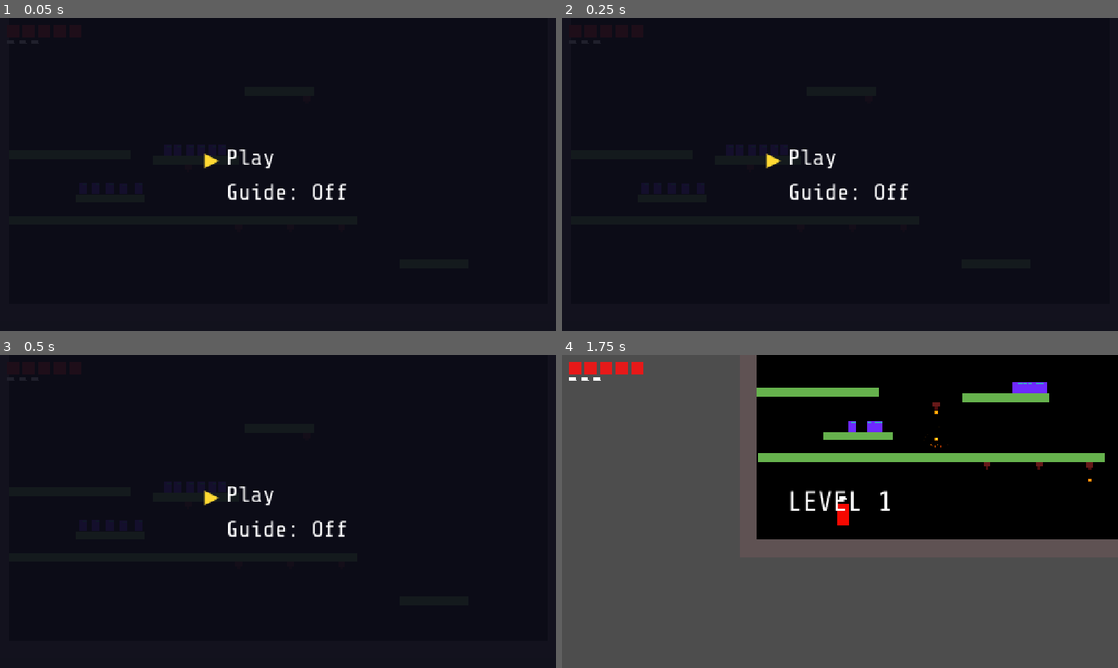
Above: before the commit, frames 1-4 (two rows, left to right).
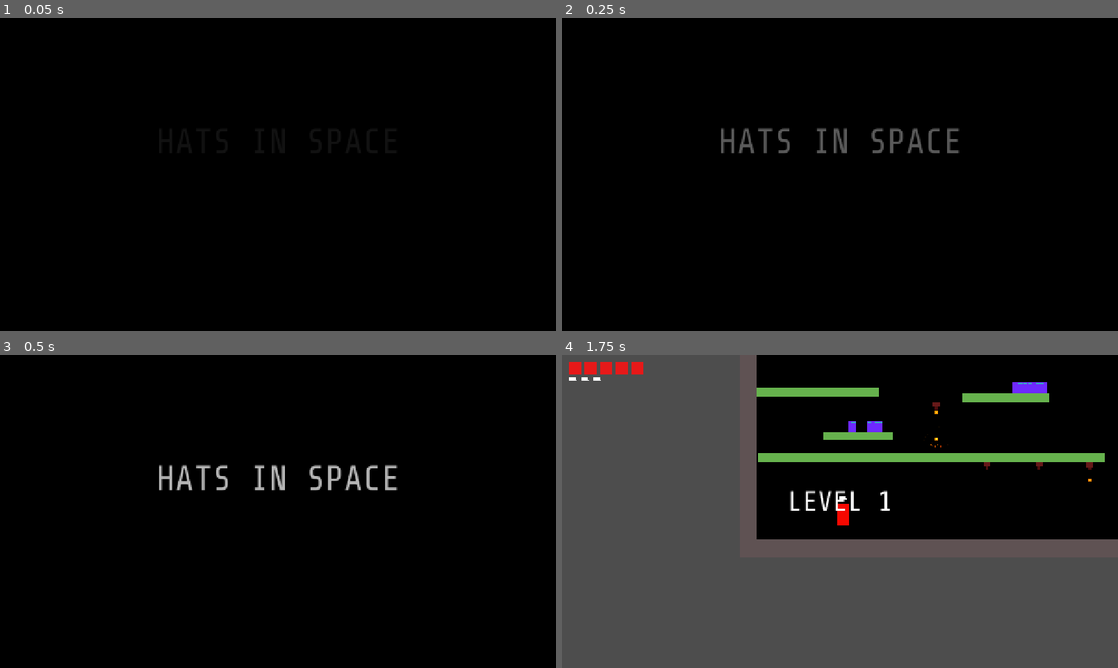
Above: after the commit, the same moments.

Repository: danngreen/fuzzy-world-2.0
Game: Godot game, scene res://scenes/main.tscn
Two runs of this game, one before a commit and one after it. Both use one fixed random seed, a clock stepped at 60 frames per second and the inputs below.
Inputs:
- Up to frame 1 (0.05 s): no input
- Up to frame 2 (0.25 s): no input
- Up to frame 3 (0.5 s): no input
- Up to frame 4 (1.75 s): hold Space (jump) 0.53-1.28 s; hold Right (move_right) from 0.53 s (still down); tap Space (jump) at 1.35, 1.52 s

The runs differ from the first frame. In frame 1, 17% of the frame differs, in the area x 0-100%, y 0-100%; in frame 2, 18%; in frame 3, 18%; in frame 4, nothing differs.

Commit message:
add intro animation

Diff:
--- /dev/null
+++ b/scenes/ui/intro_animation.gd
@@ -0,0 +1,345 @@
+extends CanvasLayer
+
+const SCREEN_W := 1280.0
+const SCREEN_H := 720.0
+const FONT := "res://assets/ShareTechMono-Regular.ttf"
+const BODY_COLOR := Color(0.96, 0.03, 0.0)
+
+var _tweens: Array[Tween] = []
+var _skip_requested := false
+var _root: Control
+
+
+func _ready() -> void:
+	layer = 25
+	process_mode = Node.PROCESS_MODE_ALWAYS
+	_root = Control.new()
+	_root.set_anchors_preset(Control.PRESET_FULL_RECT)
+	_root.clip_contents = true
+	add_child(_root)
+	_phase_title()
+
+
+func _input(event: InputEvent) -> void:
+	if event.is_action_pressed("jump") and not _skip_requested:
+		_skip_requested = true
+		_kill_tweens()
+		_go_to_menu()
+
+
+func _kill_tweens() -> void:
+	for t in _tweens:
+		if is_instance_valid(t):
+			t.kill()
+	_tweens.clear()
+
+
+func _go_to_menu() -> void:
+	var main := get_tree().get_first_node_in_group("game_manager")
+	if main:
+		main._show_intro()
+	queue_free()
+
+
+func _clear() -> void:
+	for child in _root.get_children():
+		child.queue_free()
+
+
+func _tw() -> Tween:
+	var t := create_tween()
+	_tweens.append(t)
+	return t
+
+
+# --- Drawing helpers ---
+
+func _bg(color: Color) -> ColorRect:
+	var r := ColorRect.new()
+	r.color = color
+	r.size = Vector2(SCREEN_W, SCREEN_H)
+	_root.add_child(r)
+	return r
+
+
+func _rect(parent: Node, x: float, y: float, w: float, h: float, color: Color) -> ColorRect:
+	var r := ColorRect.new()
+	r.color = color
+	r.size = Vector2(w, h)
+	r.position = Vector2(x, y)
+	parent.add_child(r)
+	return r
+
+
+func _label(text: String, font_size: int, color: Color, y: float) -> Label:
+	var lbl := Label.new()
+	lbl.text = text
+	lbl.add_theme_font_override("font", load(FONT))
+	lbl.add_theme_font_size_override("font_size", font_size)
+	lbl.add_theme_color_override("font_color", color)
+	lbl.horizontal_alignment = HORIZONTAL_ALIGNMENT_CENTER
+	lbl.size = Vector2(SCREEN_W, font_size + 16)
+	lbl.position = Vector2(0, y)
+	lbl.modulate.a = 0.0
+	_root.add_child(lbl)
+	return lbl
+
+
+# Player body only — Node2D with origin at feet (y=0).
+# Body: 28x48 red rect at (-14, -48).
+func _make_player_body(parent: Node, cx: float, ground_y: float) -> Node2D:
+	var n := Node2D.new()
+	n.position = Vector2(cx, ground_y)
+	parent.add_child(n)
+	var body := ColorRect.new()
+	body.color = BODY_COLOR
+	body.size = Vector2(28, 48)
+	body.position = Vector2(-14, -48)
+	n.add_child(body)
+	return n
+
+
+# Add hat to an existing player Node2D (origin at feet).
+# Matches player.tscn exactly: brim 18x2 at (-9,-59), top 16x5 at (-9,-64).
+func _add_hat_to_player(player: Node2D) -> void:
+	var brim := ColorRect.new()
+	brim.color = Color.WHITE
+	brim.size = Vector2(18, 2)
+	brim.position = Vector2(-9, -59)
+	player.add_child(brim)
+	var top := ColorRect.new()
+	top.color = Color.WHITE
+	top.size = Vector2(16, 5)
+	top.position = Vector2(-9, -64)
+	player.add_child(top)
+
+
+# Standalone hat Node2D — origin at brim bottom (y=0).
+# Brim: 18x2 at (-9,-2). Top: 16x5 at (-9,-7).
+# Use initial_scale to animate a growing hat (space scene). Default 1.0 = game size.
+func _make_hat_node(parent: Node, cx: float, by: float, initial_scale: float = 1.0) -> Node2D:
+	var n := Node2D.new()
+	n.position = Vector2(cx, by)
+	n.scale = Vector2(initial_scale, initial_scale)
+	parent.add_child(n)
+	var brim := ColorRect.new()
+	brim.color = Color.WHITE
+	brim.size = Vector2(18, 2)
+	brim.position = Vector2(-9, -2)
+	n.add_child(brim)
+	var top := ColorRect.new()
+	top.color = Color.WHITE
+	top.size = Vector2(16, 5)
+	top.position = Vector2(-9, -7)
+	n.add_child(top)
+	return n
+
+
+# ============================================================
+# TITLE PHASE (common to all stories)
+# ============================================================
+
+func _phase_title() -> void:
+	_bg(Color.BLACK)
+	var title := _label("HATS IN SPACE", 80, Color.WHITE, 238)
+	var sub   := _label("a very true story", 30, Color(0.72, 0.72, 0.72), 346)
+	var hint  := _label("[ SPACE to skip ]", 18, Color(0.38, 0.38, 0.38), 688)
+
+	var tw := _tw()
+	tw.tween_property(title, "modulate:a", 1.0, 0.7)
+	tw.tween_interval(0.2)
+	tw.tween_property(sub, "modulate:a", 1.0, 0.5)
+	tw.tween_interval(0.3)
+	tw.tween_property(hint, "modulate:a", 1.0, 0.5)
+	tw.tween_interval(2.5)
+	tw.set_parallel(true)
+	tw.tween_property(title, "modulate:a", 0.0, 0.5)
+	tw.tween_property(sub,   "modulate:a", 0.0, 0.5)
+	tw.tween_property(hint,  "modulate:a", 0.0, 0.5)
+	tw.set_parallel(false)
+	tw.tween_callback(func():
+		if not _skip_requested:
+			_clear()
+			_story_hat_from_space())
+
+
+# ============================================================
+# STORY 1: The Hat from Space
+# ============================================================
+
+func _story_hat_from_space() -> void:
+	_phase_space()
+
+
+func _phase_space() -> void:
+	_bg(Color(0.02, 0.02, 0.06))
+
+	const PAN := 480.0
+	const DUR := 6.5
+
+	# Stars scattered across screen + PAN-distance below so they scroll into view
+	var rng := RandomNumberGenerator.new()
+	rng.seed = 77
+	for i in 75:
+		var star := ColorRect.new()
+		var b := rng.randf_range(0.35, 1.0)
+		star.color = Color(b, b, b * rng.randf_range(0.85, 1.0))
+		star.size = Vector2(2 if rng.randf() < 0.2 else 1, 2 if rng.randf() < 0.2 else 1)
+		star.position = Vector2(rng.randf() * SCREEN_W, rng.randf_range(-80.0, SCREEN_H + PAN))
+		_root.add_child(star)
+		_tw().tween_property(star, "position:y", star.position.y - PAN, DUR) \
+			.set_trans(Tween.TRANS_SINE).set_ease(Tween.EASE_IN_OUT)
+
+	# Planet surface — starts below screen, pans up into view at the bottom
+	var planet_y := SCREEN_H + 30.0
+	_tw().tween_property(
+		_rect(_root, -50, planet_y, SCREEN_W + 100, 350, Color(0.1, 0.22, 0.1)),
+		"position:y", planet_y - PAN, DUR).set_trans(Tween.TRANS_SINE).set_ease(Tween.EASE_IN_OUT)
+
+	# Atmosphere glow strip on horizon
+	_tw().tween_property(
+		_rect(_root, -50, planet_y, SCREEN_W + 100, 14, Color(0.3, 0.75, 0.35, 0.55)),
+		"position:y", planet_y - PAN, DUR).set_trans(Tween.TRANS_SINE).set_ease(Tween.EASE_IN_OUT)
+
+	# Hat — tiny at top-center, swells and falls as it approaches
+	var hat := _make_hat_node(_root, SCREEN_W / 2.0, 80.0, 0.1)
+	_tw().tween_property(hat, "scale", Vector2(5.5, 5.5), DUR - 0.8) \
+		.set_trans(Tween.TRANS_QUAD).set_ease(Tween.EASE_IN)
+	_tw().tween_property(hat, "position:y", SCREEN_H * 0.85, DUR - 0.8) \
+		.set_trans(Tween.TRANS_QUAD).set_ease(Tween.EASE_IN)
+
+	# Flash white (atmosphere entry), then cut to surface
+	var flash := _rect(_root, 0, 0, SCREEN_W, SCREEN_H, Color(1, 1, 1, 0))
+	flash.z_index = 10
+	var tw := _tw()
+	tw.tween_interval(DUR - 0.4)
+	tw.tween_property(flash, "color:a", 1.0, 0.45)
+	tw.tween_callback(func():
+		if not _skip_requested:
+			_clear()
+			_phase_surface())
+
+
+func _phase_surface() -> void:
+	const GROUND_Y := 570.0
+
+	_bg(Color(0.38, 0.65, 0.92))
+	_rect(_root, 0, GROUND_Y, SCREEN_W, SCREEN_H - GROUND_Y, Color(0.35, 0.25, 0.12))
+	_rect(_root, 0, GROUND_Y, SCREEN_W, 5, Color(0.52, 0.4, 0.2))  # horizon strip
+
+	# Background crowd — bodies only (no hats yet, the hat is unique)
+	for cx in [180.0, 310.0, 480.0, 820.0, 960.0, 1090.0]:
+		_make_player_body(_root, cx, GROUND_Y)
+
+	# The chosen one
+	var chosen := _make_player_body(_root, 640.0, GROUND_Y)
+
+	# Hat falls from above. Origin is brim-bottom; landing y = GROUND_Y - 57
+	# (brim bottom sits where body top is in the player: -57 in feet-space)
+	var hat := _make_hat_node(_root, chosen.position.x, -50.0, 1.0)
+
+	var tw := _tw()
+	tw.tween_interval(0.35)
+	tw.tween_property(hat, "position:y", GROUND_Y - 57.0, 0.42) \
+		.set_trans(Tween.TRANS_QUAD).set_ease(Tween.EASE_IN)
+	tw.tween_callback(func():
+		if not _skip_requested:
+			_landing_impact(hat, chosen, GROUND_Y))
+
+
+func _landing_impact(hat: Node2D, chosen: Node2D, ground_y: float) -> void:
+	# Bounce
+	var land_y := hat.position.y
+	var tw_b := _tw()
+	tw_b.tween_property(hat, "position:y", land_y - 10.0, 0.09).set_trans(Tween.TRANS_SINE)
+	tw_b.tween_property(hat, "position:y", land_y, 0.11).set_trans(Tween.TRANS_SINE)
+
+	# Dust puff
+	var rng := RandomNumberGenerator.new()
+	for i in 6:
+		var dust := ColorRect.new()
+		dust.color = Color(0.65, 0.52, 0.3, 0.85)
+		dust.size = Vector2(rng.randf_range(3, 6), rng.randf_range(3, 6))
+		dust.position = Vector2(chosen.position.x + rng.randf_range(-14, 14), ground_y - 4)
+		_root.add_child(dust)
+		var dest := dust.position + Vector2(rng.randf_range(-24, 24), rng.randf_range(-20, -6))
+		var tw_d := _tw()
+		tw_d.set_parallel(true)
+		tw_d.tween_property(dust, "position", dest, 0.38).set_ease(Tween.EASE_OUT)
+		tw_d.tween_property(dust, "modulate:a", 0.0, 0.38)
+		tw_d.set_parallel(false)
+		tw_d.tween_callback(dust.queue_free)
+
+	# Transfer hat from standalone node into chosen player node, then discard standalone
+	var tw := _tw()
+	tw.tween_interval(0.2)
+	tw.tween_callback(func():
+		hat.queue_free()
+		_add_hat_to_player(chosen))
+
+	# Pause then awaken
+	tw.tween_interval(0.7)
+	tw.tween_callback(func():
+		if not _skip_requested:
+			_phase_awaken(chosen, ground_y))
+
+
+func _phase_awaken(chosen: Node2D, ground_y: float) -> void:
+	var orig_cx := chosen.position.x
+
+	# Jiggle
+	var tw_jig := _tw()
+	for i in 7:
+		tw_jig.tween_property(chosen, "position:x",
+			orig_cx + (3.5 if i % 2 == 0 else -3.5), 0.05)
+	tw_jig.tween_property(chosen, "position:x", orig_cx, 0.04)
+
+	# Look left: flip + walk left a few pixels, then return
+	# Look right: walk right a few pixels, then return
+	var tw := _tw()
+	tw.tween_interval(0.42)
+	tw.tween_callback(func(): chosen.scale.x = -1.0)  # face left
+	tw.tween_property(chosen, "position:x", orig_cx - 10.0, 0.22).set_ease(Tween.EASE_OUT)
+	tw.tween_interval(0.35)
+	tw.tween_callback(func(): chosen.scale.x = 1.0)   # face right
+	tw.tween_property(chosen, "position:x", orig_cx, 0.15).set_ease(Tween.EASE_OUT)
+	tw.tween_interval(0.25)
+	tw.tween_property(chosen, "position:x", orig_cx + 10.0, 0.22).set_ease(Tween.EASE_OUT)
+	tw.tween_interval(0.35)
+	tw.tween_property(chosen, "position:x", orig_cx, 0.15).set_ease(Tween.EASE_OUT)
+	tw.tween_interval(0.28)
+	tw.tween_callback(func():
+		if not _skip_requested:
+			_phase_jump(chosen, ground_y))
+
+
+func _phase_jump(chosen: Node2D, ground_y: float) -> void:
+	var orig_y := chosen.position.y
+
+	# Jump up
+	_tw().tween_property(chosen, "position:y", orig_y - 130.0, 0.38) \
+		.set_trans(Tween.TRANS_QUAD).set_ease(Tween.EASE_OUT)
+
+	var tw := _tw()
+	tw.tween_interval(0.38)
+	tw.tween_callback(func():
+		# Land
+		_tw().tween_property(chosen, "position:y", orig_y, 0.3) \
+			.set_trans(Tween.TRANS_QUAD).set_ease(Tween.EASE_IN)
+
+		var tw2 := _tw()
+		tw2.tween_interval(0.38)
+		tw2.tween_callback(func():
+			# Walk right off screen
+			_tw().tween_property(chosen, "position:x", SCREEN_W + 100, 1.7) \
+				.set_trans(Tween.TRANS_SINE).set_ease(Tween.EASE_IN_OUT)
+
+			# Fade to black
+			var fade := _rect(_root, 0, 0, SCREEN_W, SCREEN_H, Color(0, 0, 0, 0))
+			fade.z_index = 20
+			var tw3 := _tw()
+			tw3.tween_interval(1.0)
+			tw3.tween_property(fade, "color:a", 1.0, 0.7)
+			tw3.tween_callback(func():
+				if not _skip_requested:
+					_go_to_menu())))
--- /dev/null
+++ b/scenes/ui/intro_animation.tscn
@@ -0,0 +1,6 @@
+[gd_scene load_steps=2 format=3 uid="uid://intro_anim01"]
+
+[ext_resource type="Script" uid="uid://intro_anim_gd01" path="res://scenes/ui/intro_animation.gd" id="1_script"]
+
+[node name="IntroAnimation" type="CanvasLayer"]
+script = ExtResource("1_script")
--- a/scripts/main.gd
+++ b/scripts/main.gd
@@ -16,7 +16,13 @@
 	player.respawning = true
 	player.get_node("CollisionShape2D").disabled = true
 	player.get_node("Sprite").visible = false
-	_show_intro()
+	_show_intro_animation()
+
+
+func _show_intro_animation() -> void:
+	get_tree().paused = true
+	var anim = preload("res://scenes/ui/intro_animation.tscn").instantiate()
+	add_child(anim)
 
 
 func _show_intro() -> void:
Not shown, added: scenes/ui/intro_animation.gd.uid
